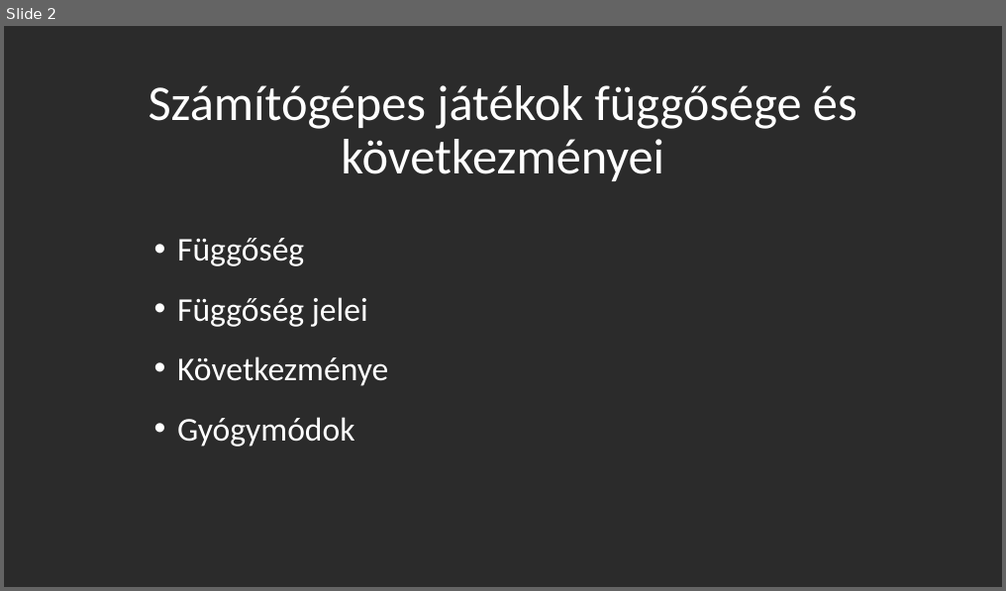
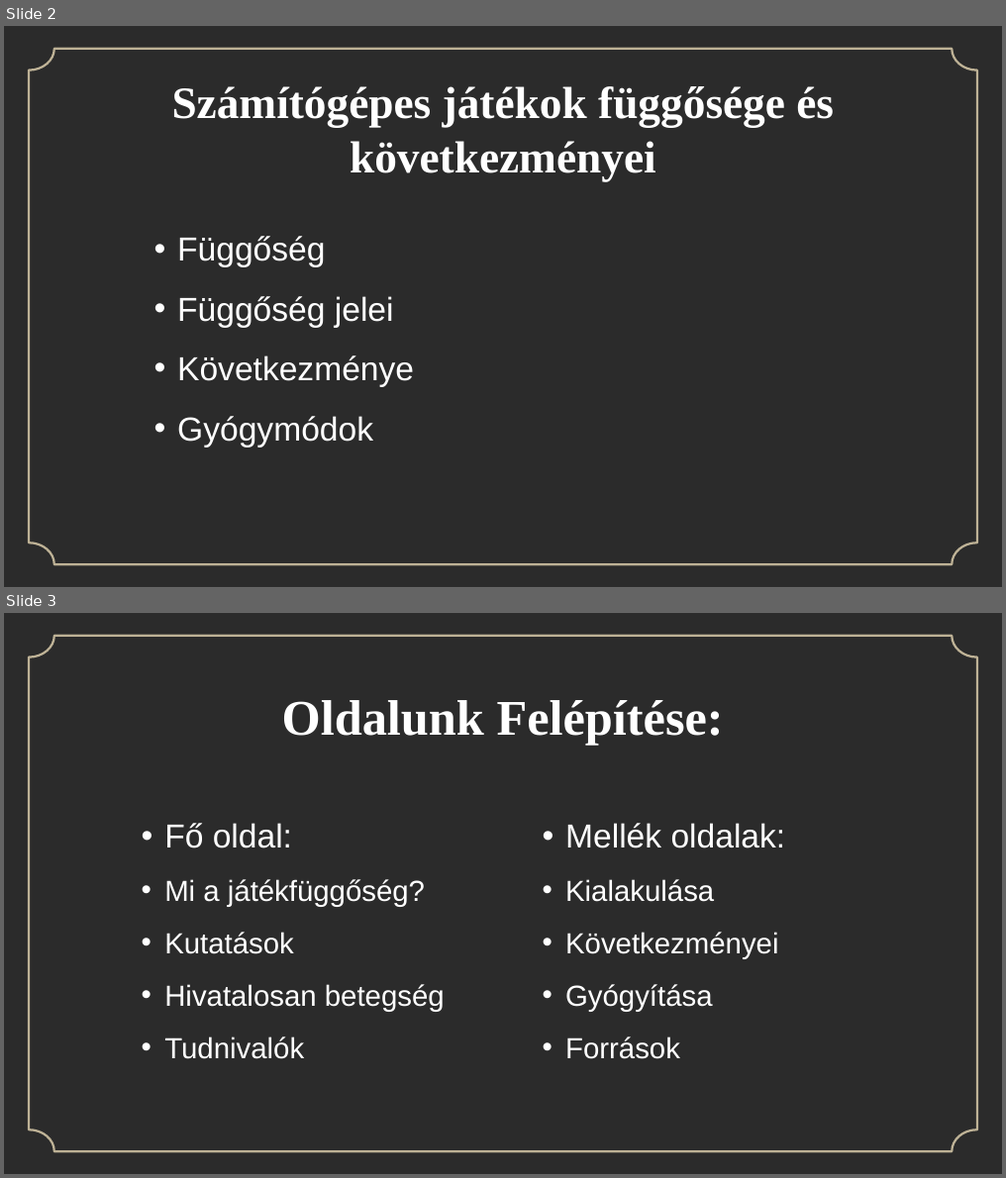
Before and after one commit to PetrooAdam/iktprojekt, a slide deck: Szenczi_Szabolc_Védés.pptx. Shown one above the other, each under a label of ours: slide 2 before the commit, slides 2 and 3 after it. The pictures are 1006x591 and 1006x1178 pixels, drawn with LibreOffice and Linux fonts; fonts in the diff are those of the drawing; background and template pictures are left out; a plain dark background stands for a picture behind light text. Boxes give left, top, right and bottom in pixels: in the first picture for what was removed or moved away, otherwise in the second. Text is boxed around its words. In the diff, an @@ line names an element or a change of style, - is before the commit and + after.

```diff
--- a/Szenczi_Szabolc_Védés.pptx
+++ b/Szenczi_Szabolc_Védés.pptx
@@ slide 3 added at [4, 613, 1002, 1174], background picture (left out); not listed: 1 template element that a slide beside it also shows @@
@@ title added at [282, 700, 724, 745], 48 pt, text #FFFFFF, bold @@
+Oldalunk Felépítése:
@@ text added at [164, 823, 445, 1059], 28 pt, text #FFFFFF @@
+• Fő oldal:
+• Mi a játékfüggőség?
+• Kutatások
+• Hivatalosan betegség
+• Tudnivalók
@@ text added at [565, 823, 786, 1059], 28 pt, text #FFFFFF @@
+• Mellék oldalak:
+• Kialakulása
+• Következményei
+• Gyógyítása
+• Források
@@ slide 2 changed as well @@
@@ freeform shape added at [29, 49, 977, 565], outline #BEB296 2.12 pt @@
@@ title "Számítógépes játékok függősége és következményei" at [172, 86, 834, 181]: size 48 to 43.2 pt, font Calibri to Times New Roman, bold on; line spacing 0.9 to 1; vertical alignment bottom to middle @@
@@ text "Függőség" at [177, 236, 414, 448]: font Calibri to Arial @@
```
Also in this commit, not shown: 1 other slide changed, 4 other slides added, 1 slide removed.
